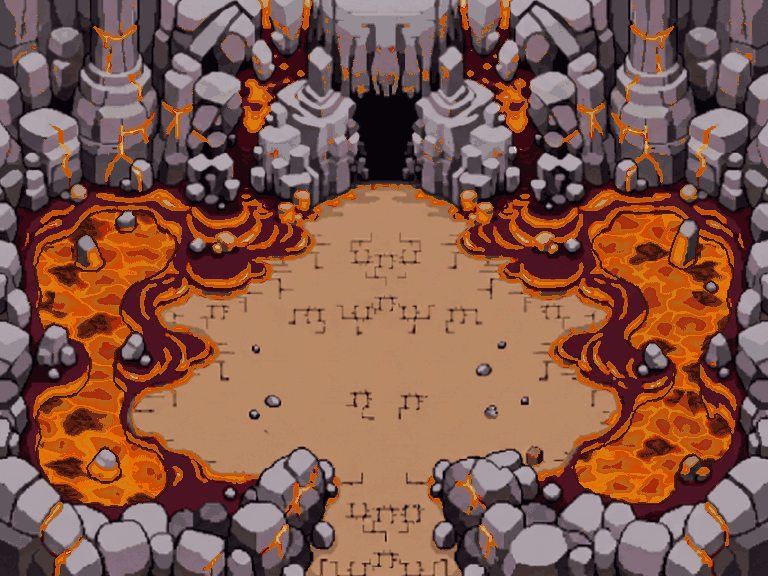
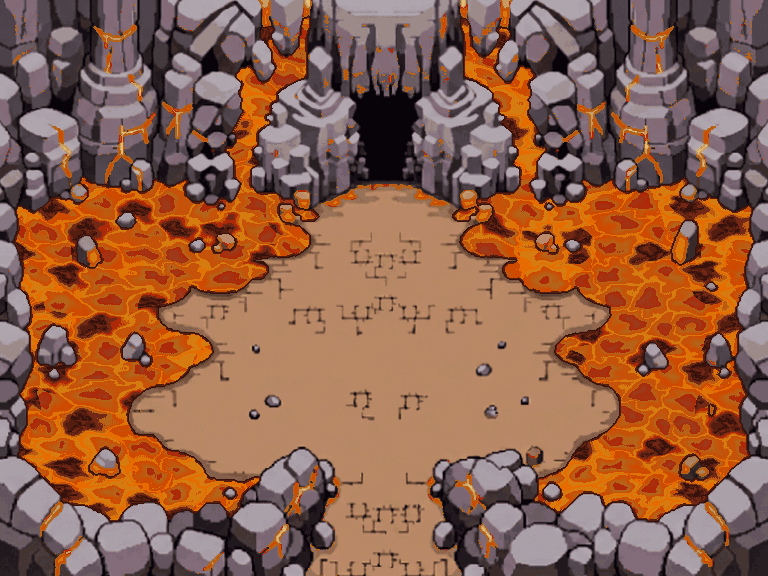
The second 768 x 576 image is a revision of the first. Changes to its layers:
painted on "veines" over [3,1,768,574]
painted on "profondeur" over [349,51,423,167]
painted on "piliers" over [0,0,768,576]
painted on "roche" over [119,26,716,576]
painted on "berge" over [123,200,625,484]
painted on "ombres" over [132,186,617,576]
painted on "sable" over [143,197,606,576]
painted on "sol_complet" over [0,0,768,576]
painted on "lave" over [13,15,755,522]
